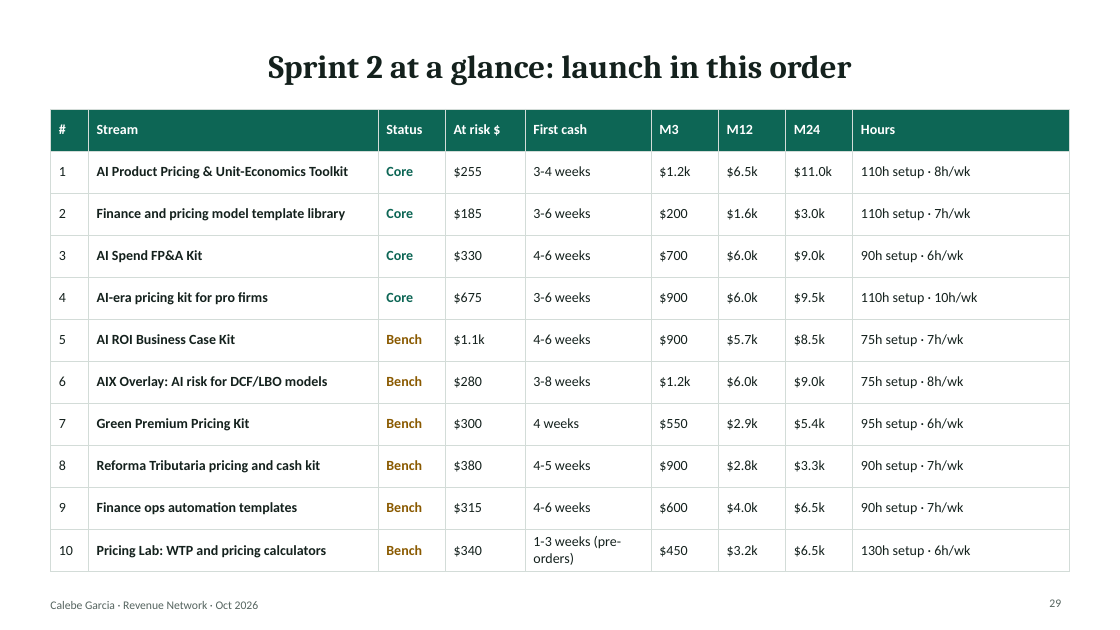
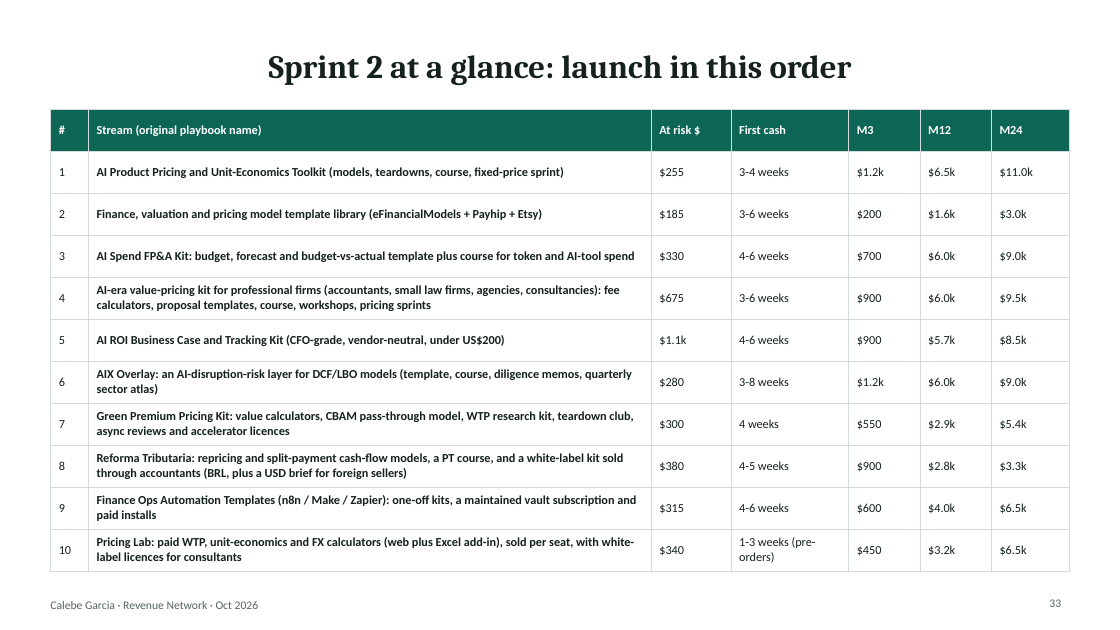
Before and after one commit to algarcalebe-web/legendary-bassoon, a slide deck: slide 33 of research/Calebe_Revenue_Network.pptx (slide 29 before the commit). Drawn at 1120x630 pixels with LibreOffice and Linux fonts; fonts in the diff are those of the drawing. Boxes give left, top, right and bottom in pixels: in the first picture for what was removed or moved away, otherwise in the second. Text is boxed around its words. In the diff, an @@ line names an element or a change of style, - is before the commit and + after.

```diff
--- a/research/Calebe_Revenue_Network.pptx
+++ b/research/Calebe_Revenue_Network.pptx
@@ table at [50, 109, 1070, 567] @@
-column 2: Stream | AI Product Pricing & Unit-Economics Toolkit | Finance and pricing model template library | AI Spend FP&A Kit | AI-era pricing kit for pro firms | AI ROI Business Case Kit | AIX Overlay: AI risk for DCF/LBO models | Green Premium Pricing Kit | Reforma Tributaria pricing and cash kit | Finance ops automation templates | Pricing Lab: WTP and pricing calculators
-column 3: Status | Core | Core | Core | Core | Bench | Bench | Bench | Bench | Bench | Bench
+column 2: Stream (original playbook name) | AI Product Pricing and Unit-Economics Toolkit (models, teardowns, course, fixed-price sprint) | Finance, valuation and pricing model template library (eFinancialModels + Payhip + Etsy) | AI Spend FP&A Kit: budget, forecast and budget-vs-actual template plus course for token and AI-tool spend | AI-era value-pricing kit for professional firms (accountants, small law firms, agencies, consultancies): fee calculators, proposal templates, course, workshops, pricing sprints | AI ROI Business Case and Tracking Kit (CFO-grade, vendor-neutral, under US$200) | AIX Overlay: an AI-disruption-risk layer for DCF/LBO models (template, course, diligence memos, quarterly sector atlas) | Green Premium Pricing Kit: value calculators, CBAM pass-through model, WTP research kit, teardown club, async reviews and accelerator licences | Reforma Tributaria: repricing and split-payment cash-flow models, a PT course, and a white-label kit sold through accountants (BRL, plus a USD brief for foreign sellers) | Finance Ops Automation Templates (n8n / Make / Zapier): one-off kits, a maintained vault subscription and paid installs | Pricing Lab: paid WTP, unit-economics and FX calculators (web plus Excel add-in), sold per seat, with white-label licences for consultants
-column 9: Hours | 110h setup · 8h/wk | 110h setup · 7h/wk | 90h setup · 6h/wk | 110h setup · 10h/wk | 75h setup · 7h/wk | 75h setup · 8h/wk | 95h setup · 6h/wk | 90h setup · 7h/wk | 90h setup · 7h/wk | 130h setup · 6h/wk
@@ page number at [1049, 599, 1061, 607]: text changed @@
-29
+33
```
Also in this commit, not shown: 104 other slides changed, 16 slides added, 2 slides removed, 2 other files.
